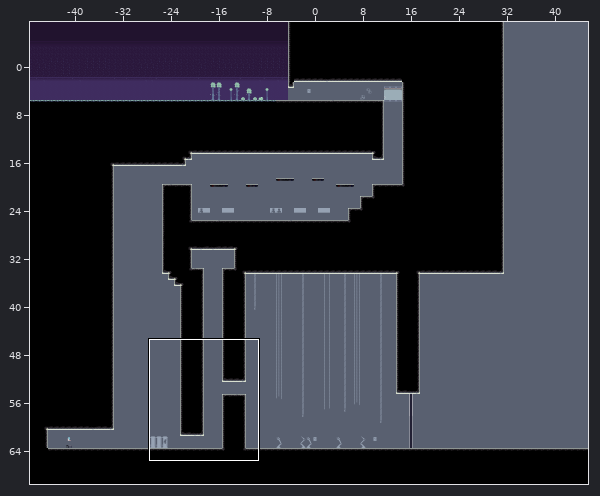
Two states of a Tiled map, Assets/Assets/Prueba tutorial tiled/tutorial.tmx. The picture above shows the old version from afar; the outline marks the close-up.
Close-up. Old version:
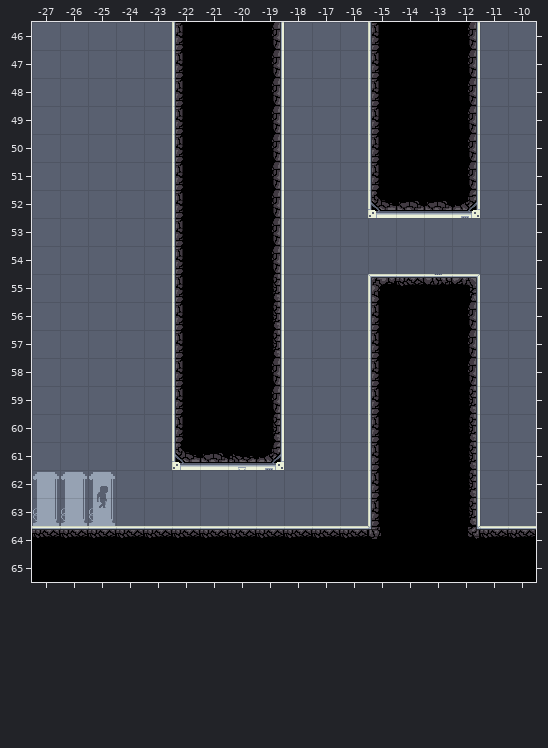
Cells are 32x32 px. Shown: x -27..-10, y 46..65. The commit also changed other parts of the map, which this record leaves out.
After the commit:
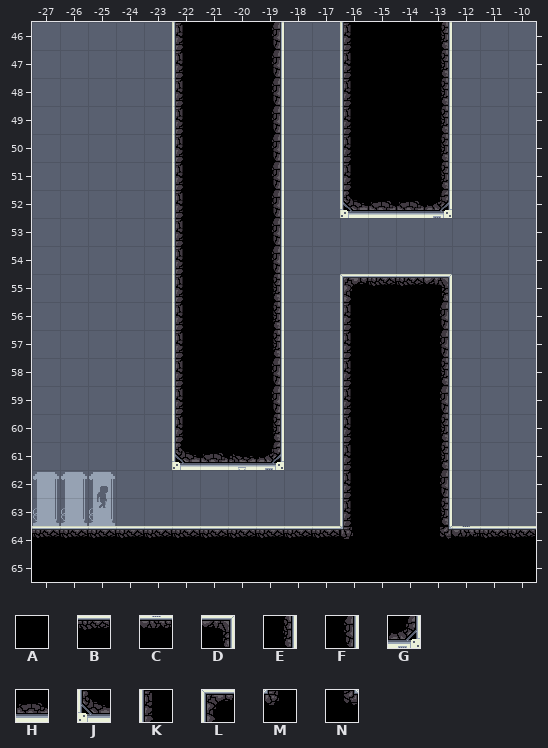
Key: from "tile_black": A 0; from "tile_lvl1_inside_01": B 0, C 1, D 2, E 3, F 4, G 5, H 7, J 8, K 10, L 11, M 12, N 13.
_ is an empty cell.
Edits made:
{"where": "layer \"Mundo\""}
{"y":46,"x":-16,"old":"_K","new":"KA"}
{"y":46,"x":-13,"old":"AF","new":"E_"}
{"y":47,"x":-16,"old":"_K","new":"KA"}
{"y":47,"x":-13,"old":"AF","new":"E_"}
{"y":48,"x":-16,"old":"_K","new":"KA"}
{"y":48,"x":-13,"old":"AF","new":"E_"}
{"y":49,"x":-16,"old":"_K","new":"KA"}
{"y":49,"x":-13,"old":"AF","new":"E_"}
{"y":50,"x":-16,"old":"_K","new":"KA"}
{"y":50,"x":-13,"old":"AF","new":"E_"}
{"y":51,"x":-16,"old":"_K","new":"KA"}
{"y":51,"x":-13,"old":"AF","new":"E_"}
{"y":52,"x":-16,"old":"_J","new":"JH"}
{"y":52,"x":-13,"old":"HG","new":"G_"}
{"y":55,"x":-16,"old":"_L","new":"LB"}
{"y":55,"x":-13,"old":"CD","new":"D_"}
{"y":56,"x":-16,"old":"_K","new":"KA"}
{"y":56,"x":-13,"old":"AF","new":"F_"}
{"y":57,"x":-16,"old":"_K","new":"KA"}
{"y":57,"x":-13,"old":"AF","new":"F_"}
{"y":58,"x":-16,"old":"_K","new":"KA"}
{"y":58,"x":-13,"old":"AF","new":"E_"}
{"y":59,"x":-16,"old":"_K","new":"KA"}
{"y":59,"x":-13,"old":"AE","new":"F_"}
{"y":60,"x":-16,"old":"_K","new":"KA"}
{"y":60,"x":-13,"old":"AE","new":"E_"}
{"y":61,"x":-16,"old":"_K","new":"KA"}
{"y":61,"x":-13,"old":"AE","new":"E_"}
{"y":62,"x":-16,"old":"_K","new":"KA"}
{"y":62,"x":-13,"old":"AE","new":"F_"}
{"y":63,"x":-16,"old":"_K","new":"KA"}
{"y":63,"x":-13,"old":"AE","new":"E_"}
{"y":64,"x":-16,"old":"BM","new":"MA"}
{"y":64,"x":-13,"old":"AN","new":"NC"}
{"label":"changed","picture_box":[340,22,396,218]}
{"label":"changed","picture_box":[425,22,480,218]}
{"label":"changed","picture_box":[340,274,395,539]}
{"label":"changed","picture_box":[425,274,480,539]}
